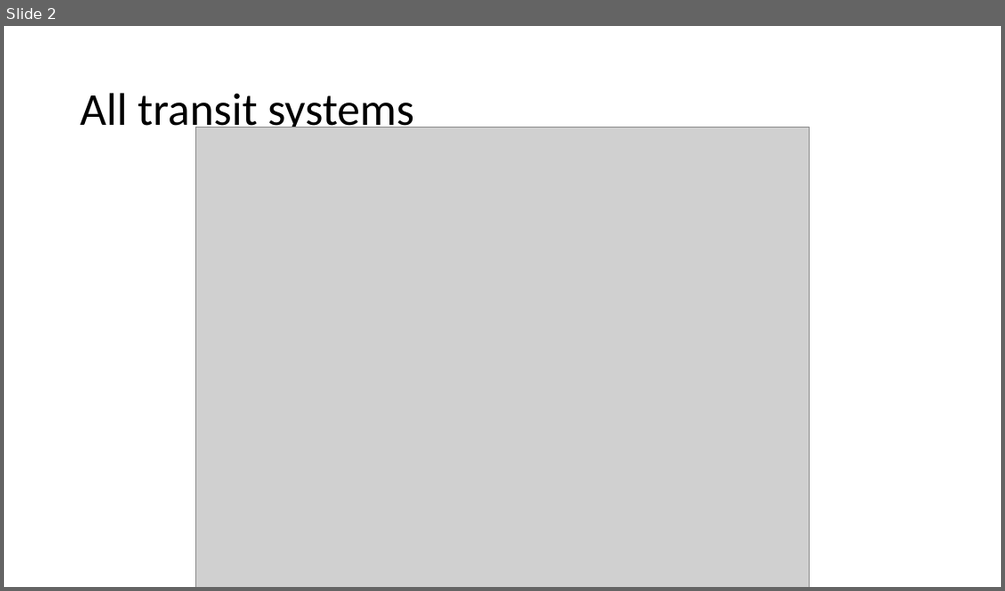
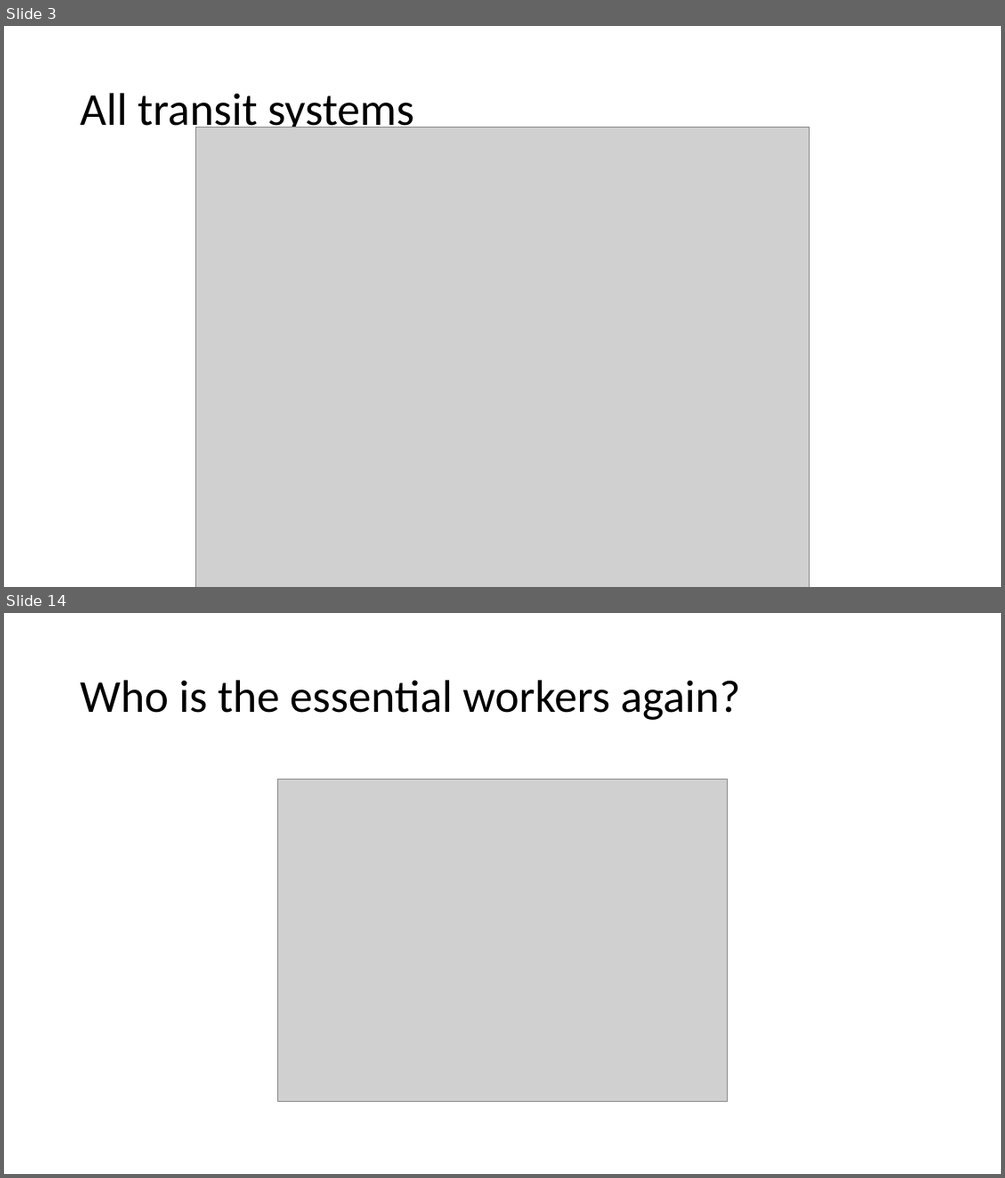
Before and after one commit to luyuliu/COVID-Transit-Demand, a slide deck: doc/pre_results.pptx. Shown one above the other, each under a label of ours: slide 2 before the commit, slides 3 and 14 after it; the slides between them are not shown. The pictures are 1005x591 and 1005x1178 pixels, drawn with LibreOffice and Linux fonts; fonts in the diff are those of the drawing; grey boxes stand for pictures. Boxes give left, top, right and bottom in pixels: in the first picture for what was removed or moved away, otherwise in the second. Text is boxed around its words. In the diff, an @@ line names an element or a change of style, - is before the commit and + after.

```diff
--- a/doc/pre_results.pptx
+++ b/doc/pre_results.pptx
@@ slide 14 added at (4,613,1001,1174), background #FFFFFF @@
@@ title added at (80,680,741,720), 44 pt, text #000000 @@
+Who is the essential workers again?
@@ picture added at (278,779,727,1102) @@
@@ what was slide 2 is now slide 3 @@
```
Also in this commit, not shown: 5 slides changed, 10 other slides added, 7 slides removed, 1 other file.
